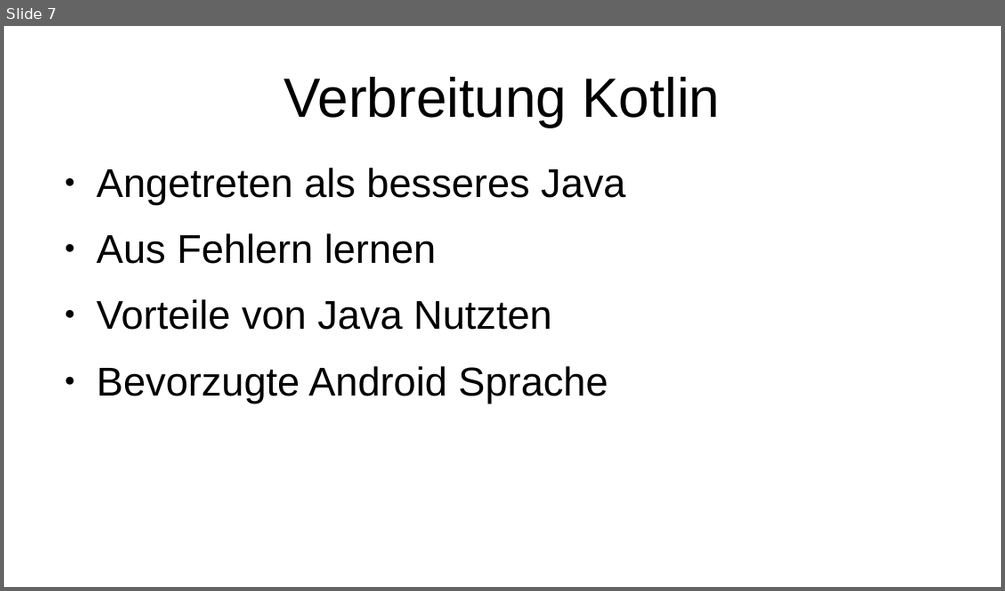
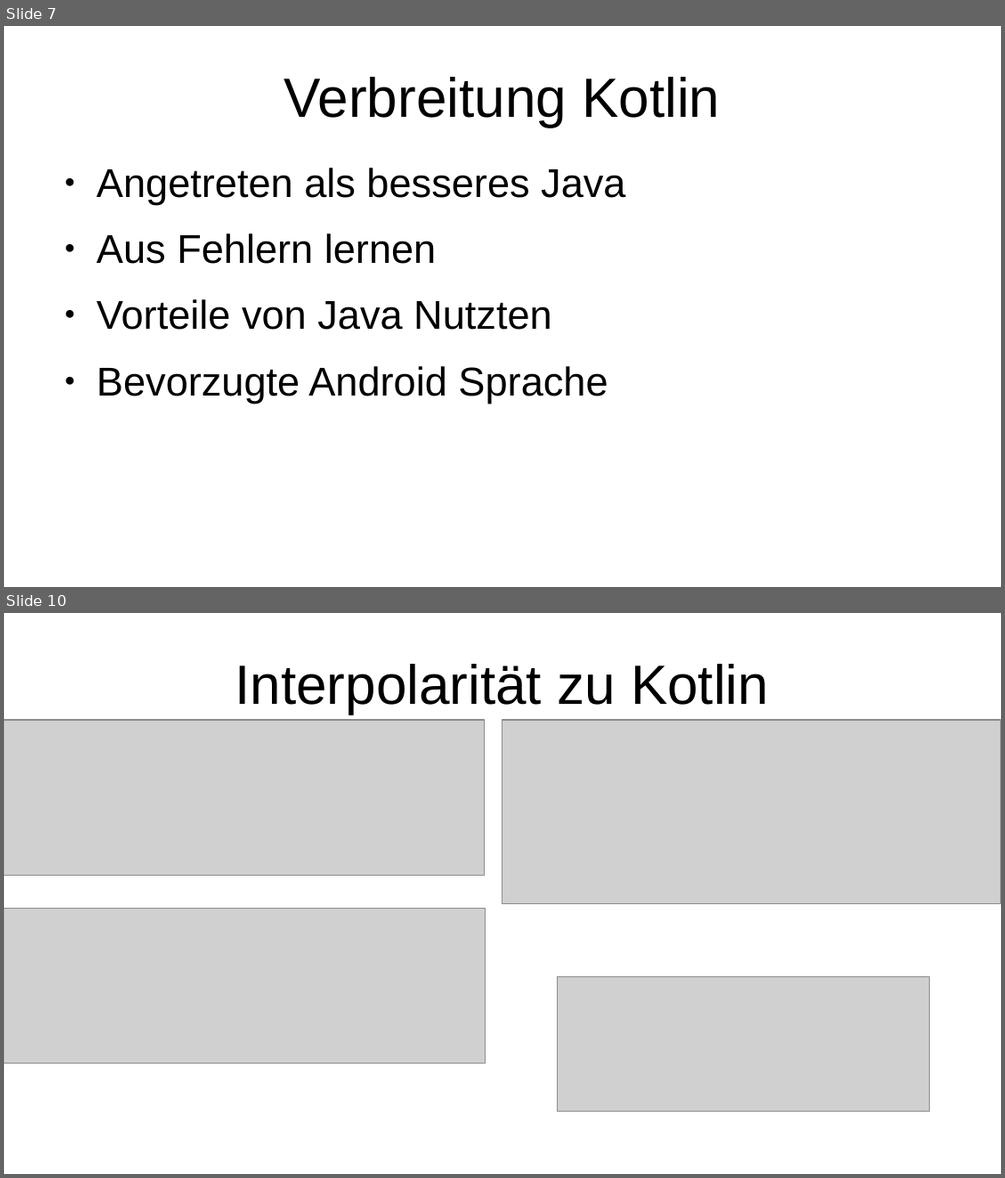
Before and after one commit to FSpruhs/kotlin-statt-java, a slide deck: presentation.odp. Shown one above the other, each under a label of ours: slide 7 before the commit, slides 7 and 10 after it; the slides between them are not shown. The pictures are 1005x591 and 1005x1178 pixels, drawn with LibreOffice and Linux fonts; fonts in the diff are those of the drawing; grey boxes stand for pictures. Boxes give left, top, right and bottom in pixels: in the first picture for what was removed or moved away, otherwise in the second. Text is boxed around its words. In the diff, an @@ line names an element or a change of style, - is before the commit and + after.

```diff
--- a/presentation.odp
+++ b/presentation.odp
@@ slide 10 added at (x1=4, y1=613, x2=1001, y2=1174), background #FFFFFF @@
@@ title added at (x1=235, y1=664, x2=769, y2=714), 44 pt, text #000000 @@
+Interpolarität zu Kotlin
@@ picture added at (x1=4, y1=720, x2=485, y2=876) @@
@@ picture added at (x1=502, y1=720, x2=1001, y2=904) @@
@@ picture added at (x1=4, y1=908, x2=485, y2=1062) @@
@@ picture added at (x1=558, y1=977, x2=930, y2=1111) @@
```
Also in this commit, not shown: 1 slide changed, 3 other slides added, 1 other file.
